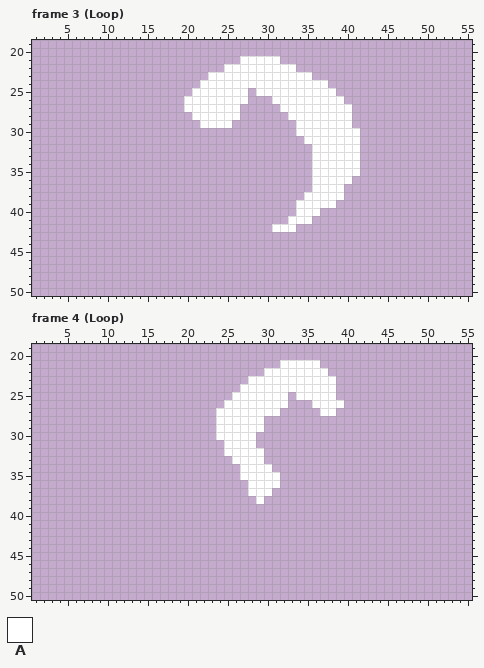
File history of a pixel-art file, sprites/whisp1.aseprite. The picture above is the old version.
64x64 pixels, 6 frames. Shown: frame 3 (Loop): x 1..55, y 19..50; frame 4 (Loop): x 1..55, y 19..50. The commit also changed other frames, which this record leaves out.
Palette (. is transparent): A #ffffff
Pixels before, frame 3 (Loop), first column x 20:
21 .......AAAAA..........
22 .....AAAAAAAAA........
23 ...AAAAAAAAAAAAA......
24 ..AAAAAAAAAAAAAAAA....
25 .AAAAAAA.AAAAAAAAAA...
26 AAAAAAAA...AAAAAAAAA..
27 AAAAAAA.....AAAAAAAAA.
28 .AAAAAA......AAAAAAAA.
29 ..AAAA........AAAAAAA.
30 ..............AAAAAAAA
31 ...............AAAAAAA
32 ................AAAAAA
33 ................AAAAAA
34 ................AAAAAA
35 ................AAAAAA
36 ................AAAAA.
37 ................AAAA..
38 ...............AAAAA..
39 ..............AAAAA...
40 ..............AAA.....
41 .............AAA......
42 ...........AAA........
Pixels before, frame 4 (Loop), first column x 24:
21 ........AAAAA...
22 ......AAAAAAAA..
23 ....AAAAAAAAAAA.
24 ...AAAAAAAAAAAA.
25 ..AAAAAAA.AAAAA.
26 .AAAAAAAA...AAAA
27 AAAAAAAA.....AA.
28 AAAAAA..........
29 AAAAAA..........
30 AAAAA...........
31 .AAAA...........
32 .AAAAA..........
33 ..AAAA..........
34 ...AAAA.........
35 ...AAAAA........
36 ....AAAA........
37 ....AAA.........
38 .....A..........
After the commit:
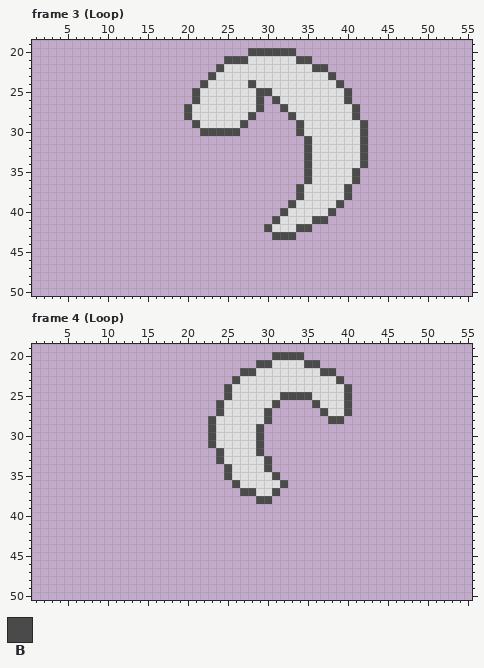
Colours new in this view: B #4a4a4a
What changed:
layer "Layer 2" added
layer "Layer 1" now hidden
Colour A changes from #ffffff to #dfdfdf.
Frame 3 (Loop):
Colour A now appears in row 21 at x 32 to 33; in row 22 at x 34 to 35; in row 23 at x 36 to 37; in row 24 at x 38; in row 25 at x 28 and 39; in row 26 at x 28.
Colour A now appears in row 27 at x 27 to 28; in row 28 at x 27; in row 29 at x 26 and 41; in row 37 at x 35; in row 40 at x 33 and 37; in row 41 at x 32.
Colour B now appears in row 20 at x 28 to 33; in row 21 at x 25 to 26 and 34 to 35; in row 22 at x 24 and 36 to 37; in row 23 at x 38; in row 24 at x 39; in row 25 at x 40.
Colour B now appears in row 26 at x 29 and 40; in row 27 at x 29 and 41; in row 28 at x 20, 28 and 41; in row 29 at x 21, 27 and 42; in row 30 at x 22 to 26 and 42; in row 31 at x 42.
Colour B now appears in rows 32 to 34 at x 35 and 42; in row 35 at x 35; in row 36 at x 35 and 41; in rows 37 to 38 at x 34 and 40; in row 39 at x 33 and 39; in row 40 at x 32 and 38.
Colour B now appears in row 41 at x 31 and 36 to 37; in row 42 at x 30 and 34 to 35; in row 43 at x 31 to 33.
The author changed colour A to colour B in row 21 at x 27; in row 23 at x 23; in row 24 at x 22 and 28; in row 25 at x 21 and 29 to 30; in row 26 at x 21 and 31; in row 27 at x 20 and 32.
The author changed colour A to colour B in row 28 at x 33; in rows 29 to 30 at x 34; in row 31 at x 35; in row 35 at x 41.
The author cleared colour A in row 26 at x 20.
Frame 4 (Loop):
Colour A now appears in row 21 at x 31; in row 22 at x 29; in row 23 at x 27; in row 24 at x 26 and 39; in row 25 at x 39; in row 27 at x 39.
Colour A now appears in row 31 at x 24; in row 33 at x 25; in rows 34 to 35 at x 26; in row 36 at x 27.
Colour B now appears in row 20 at x 31 to 34; in row 21 at x 29 to 30; in row 22 at x 27 to 28 and 38; in row 23 at x 26 and 39; in row 24 at x 25 and 40; in row 25 at x 25, 33 and 40.
Colour B now appears in row 26 at x 24 and 40; in row 27 at x 40; in row 28 at x 23, 30 and 38 to 39; in row 29 at x 23; in rows 30 to 31 at x 23 and 29; in row 32 at x 24.
Colour B now appears in row 33 at x 24 and 30; in rows 34 to 35 at x 25; in row 36 at x 26 and 32; in row 37 at x 27 and 31; in row 38 at x 30.
The author changed colour A to colour B in row 21 at x 35 to 36; in row 22 at x 37; in row 25 at x 32 and 34 to 35; in row 26 at x 31 and 36; in row 27 at x 24, 30 and 37; in row 29 at x 29.
The author changed colour A to colour B in row 32 at x 29; in row 34 at x 30; in row 35 at x 31; in row 37 at x 28; in row 38 at x 29.
The author cleared colour A in row 26 at x 32; in row 27 at x 31.
Pixel boxes of the changes (left, top, right, bottom) in both pictures:
changed: (184, 48, 368, 240)
changed: (208, 352, 352, 504)
